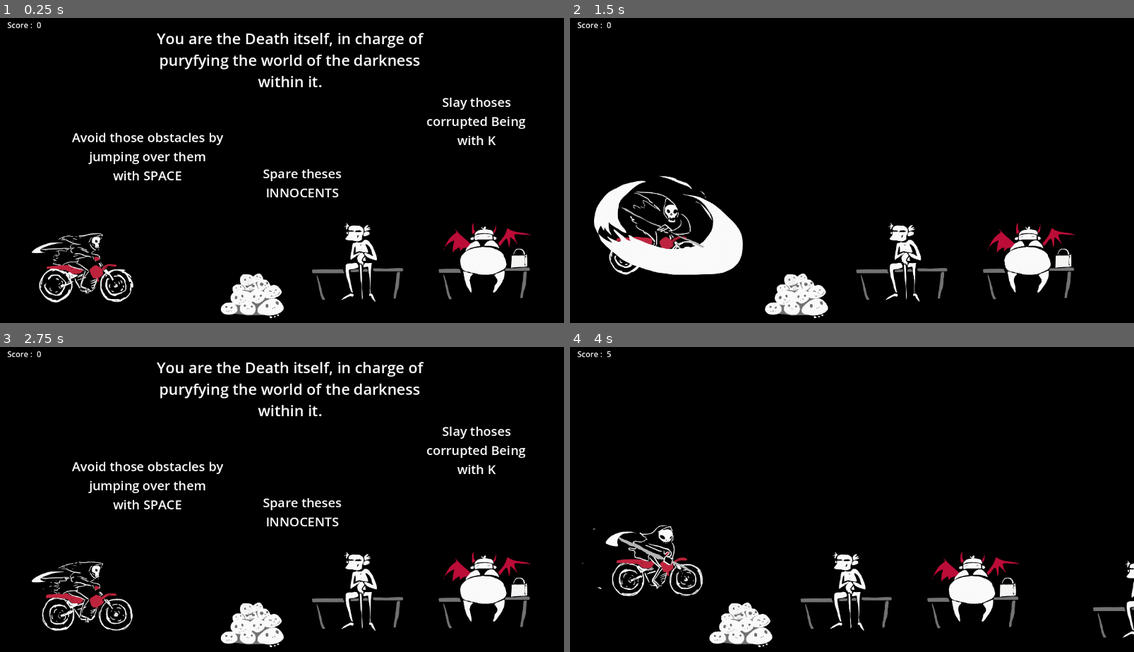
Above: before the commit, frames 1-4 (two rows, left to right).
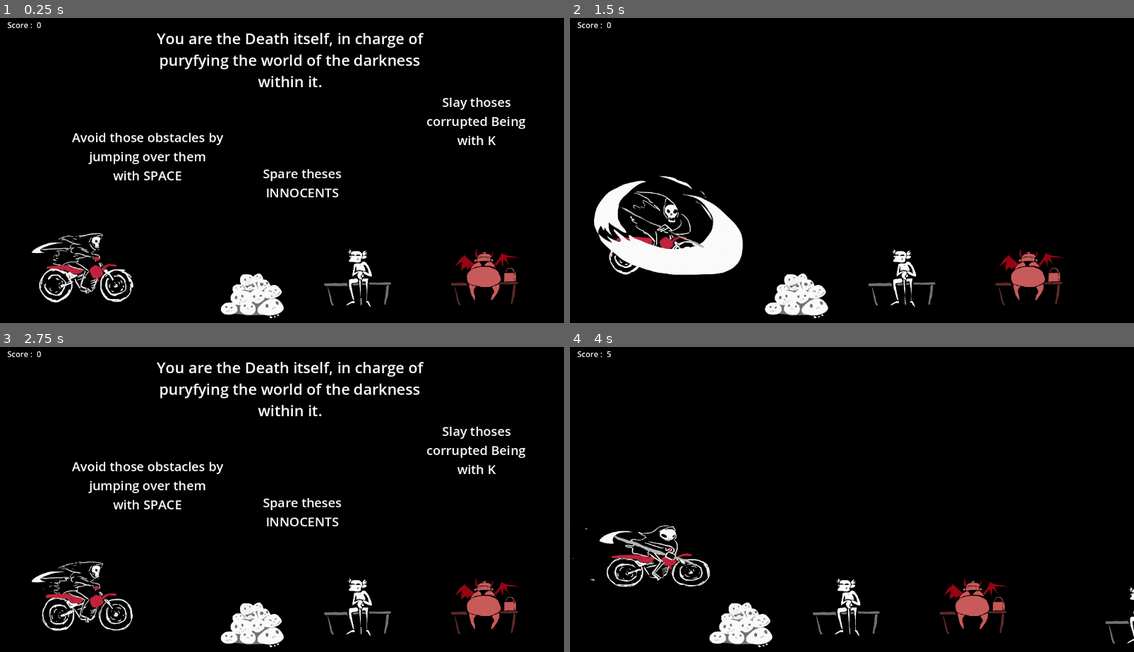
Above: after the commit, the same moments.

Repository: Guillemain/trijam
Game: Godot game, scene res://main.tscn
Two runs of this game, one before a commit and one after it. Both use one fixed random seed, a clock stepped at 60 frames per second and the inputs below. The engine's default icon, where the game draws it, is replaced by a stand-in: a white triangle on a blue panel in a dark square.
Inputs (mouse positions are in pixels of both pictures, inside the frame that each line leads up to):
- Up to frame 1 (0.25 s): no input
- Up to frame 2 (1.5 s): move the mouse to (976, 152) at 0.52 s; hold Space (jump) 0.53-1.28 s; move the mouse to (739, 182) at 1.27 s; click (739, 182) at 1.35 s
- Up to frame 3 (2.75 s): tap Space (jump) at 1.52, 1.55, 1.82 s; click "Try Again !" at 2 s
- Up to frame 4 (4 s): move the mouse to (908, 426) at 2.77 s; hold Space (jump) 2.78-3.53 s; move the mouse to (823, 560) at 3.52 s; click (823, 560) at 3.6 s; tap Space (jump) at 3.77, 3.8 s

The runs differ from the first frame. In frame 1, 3.1% of the frame differs, in the area x 55-95%, y 67-95%; in frame 2, 3.1%; in frame 3, 3.1%; in frame 4, 5.3%, in the area x 0-100%, y 58-98%.

Commit message:
Fix anim mort + jump animation

Diff:
--- a/trijam-255/Mort/mort_o_cycle.tscn
+++ b/trijam-255/Mort/mort_o_cycle.tscn
@@ -46,4 +46,5 @@
 scale = Vector2(0.539273, 0.539273)
 
 [connection signal="startAttack" from="." to="MortRendere" method="_on_mortocycle_start_attack"]
+[connection signal="startJump" from="." to="MortRendere" method="_on_mortocycle_start_jump"]
 [connection signal="timeout" from="AttackDuration" to="." method="_on_attack_duration_timeout"]
--- a/trijam-255/Mort/mort_rendere.gd
+++ b/trijam-255/Mort/mort_rendere.gd
@@ -1,9 +1,10 @@
 extends Node2D
 
-
+var _initial_scale = 1.0
 # Called when the node enters the scene tree for the first time.
 func _ready():
-		$AnimatedSprite2D.play("default")
+	$AnimatedSprite2D.play("default")
+	_initial_scale = $AnimatedSprite2D.scale
 
 func _on_mortocycle_start_attack():
 	print("attahuahduilzd")
@@ -14,3 +15,9 @@
 func _on_animated_sprite_2d_animation_finished():
 	if ($AnimatedSprite2D as AnimatedSprite2D).animation == "ark":
 		$AnimatedSprite2D.play("default")
+
+
+func _on_mortocycle_start_jump():
+	var tween = get_tree().create_tween()
+	$AnimatedSprite2D.scale = _initial_scale * Vector2(1.3,0.7)
+	tween.tween_property($AnimatedSprite2D,"scale",_initial_scale * Vector2(1.0,1.0),0.3).set_trans(Tween.TRANS_BOUNCE)
--- a/trijam-255/Mort/mort_rendere.tscn
+++ b/trijam-255/Mort/mort_rendere.tscn
@@ -106,3 +106,5 @@
 [node name="AnimatedSprite2D" type="AnimatedSprite2D" parent="."]
 sprite_frames = SubResource("SpriteFrames_itmy8")
 animation = &"ark"
+
+[connection signal="animation_finished" from="AnimatedSprite2D" to="." method="_on_animated_sprite_2d_animation_finished"]
--- a/trijam-255/Peon/died_effect.tscn
+++ b/trijam-255/Peon/died_effect.tscn
@@ -78,7 +78,7 @@
 script = ExtResource("1_pg512")
 
 [node name="Explosion" type="AnimatedSprite2D" parent="."]
-position = Vector2(65, -19)
+position = Vector2(-18, -9)
 scale = Vector2(0.805, 0.805)
 sprite_frames = SubResource("SpriteFrames_qxt76")
 frame = 9
--- a/trijam-255/Peon/pen_render.gd
+++ b/trijam-255/Peon/pen_render.gd
@@ -10,6 +10,7 @@
 
 	if(mechant):
 		$AnimatedSprite2D.animation = "mechant"
+		($AnimatedSprite2D as AnimatedSprite2D).modulate = Color.INDIAN_RED
 	$AnimatedSprite2D.frame = randi_range(0,3) # inclusive
 
 
--- a/trijam-255/Peon/peon.tscn
+++ b/trijam-255/Peon/peon.tscn
@@ -5,7 +5,7 @@
 [ext_resource type="PackedScene" uid="uid://d3go3s3boxmqv" path="res://Peon/pen_render.tscn" id="3_wp66r"]
 
 [sub_resource type="RectangleShape2D" id="RectangleShape2D_oncc7"]
-size = Vector2(127, 126)
+size = Vector2(115, 122)
 
 [node name="Peon" type="AnimatableBody2D"]
 position = Vector2(-1, 3)
@@ -21,11 +21,11 @@
 texture = ExtResource("1_ayyln")
 
 [node name="CollisionShape2D" type="CollisionShape2D" parent="."]
-position = Vector2(0.5, -67)
+position = Vector2(0.5, -52)
 shape = SubResource("RectangleShape2D_oncc7")
 
 [node name="PenRender" parent="." instance=ExtResource("3_wp66r")]
-position = Vector2(7, -64)
-scale = Vector2(0.496636, 0.496636)
+position = Vector2(5, -30)
+scale = Vector2(0.36425, 0.36425)
 
 [connection signal="isKilled" from="." to="PenRender" method="_on_peon_is_killed"]
Not shown, added: trijam-255/Mort/frames/bruitGWJ23_sort_r1_session.wav.import
Not shown, added: trijam-255/Mort/frames/bruitGWJ23_sort_r2_session.wav.import
Not shown, added: trijam-255/Mort/frames/bruitGWJ23_sort_r3_session.wav.import
Not shown, added: trijam-255/Mort/frames/bruitGWJ23_sort_r4_session.wav.import
Not shown, added: trijam-255/Mort/frames/bruitGWJ23_sort_r5_session.wav.import
Not shown, added: trijam-255/Mort/frames/bruitGWJ23_sort_r1_session.wav
Not shown, added: trijam-255/Mort/frames/bruitGWJ23_sort_r2_session.wav
Not shown, added: trijam-255/Mort/frames/bruitGWJ23_sort_r3_session.wav
Not shown, added: trijam-255/Mort/frames/bruitGWJ23_sort_r4_session.wav
Not shown, added: trijam-255/Mort/frames/bruitGWJ23_sort_r5_session.wav
